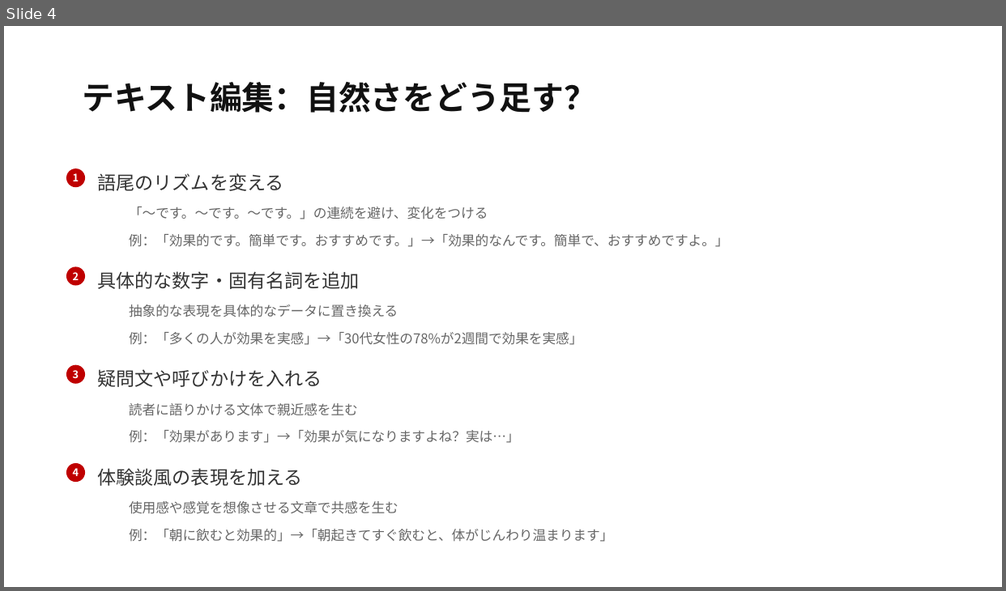
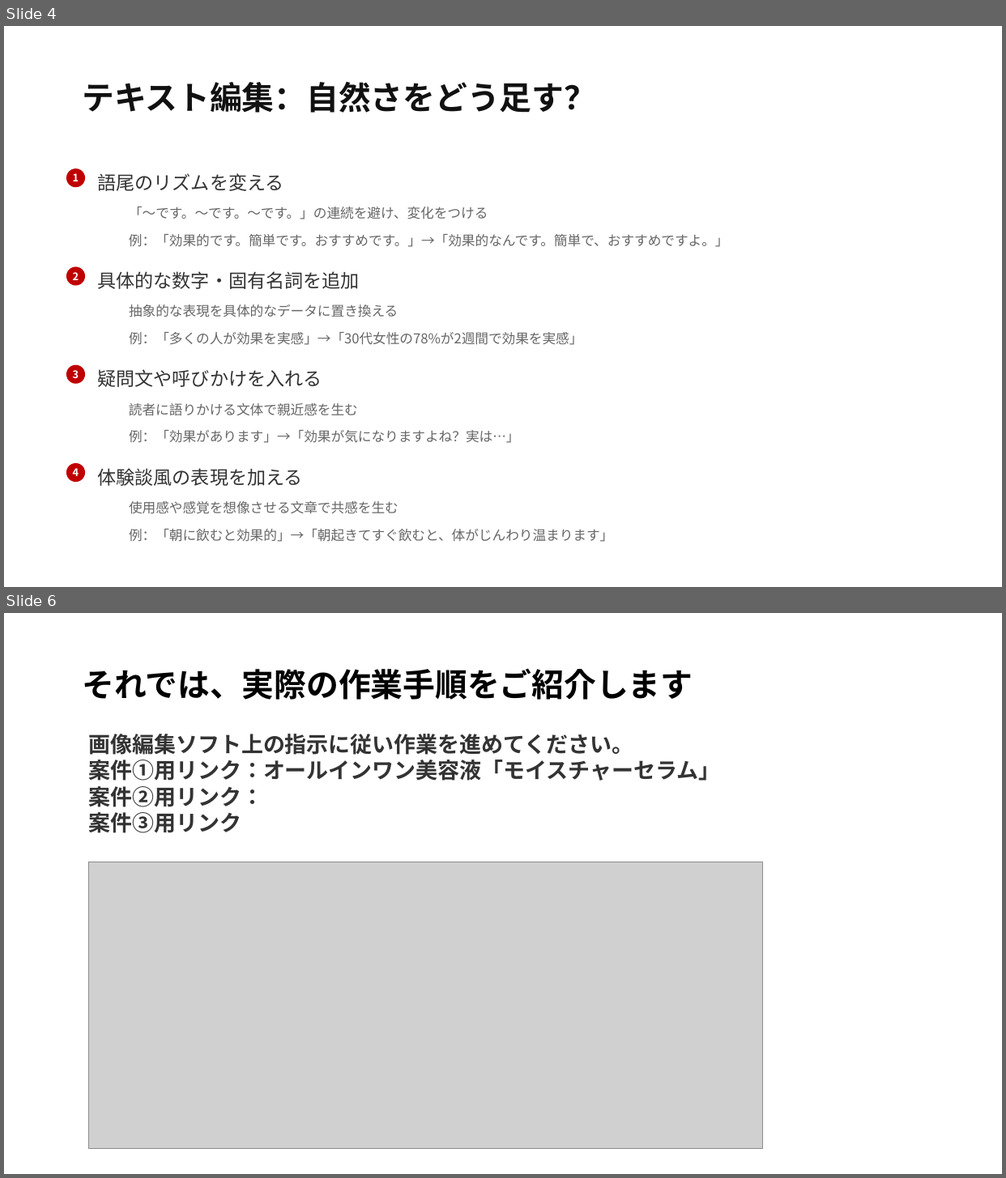
Before and after one commit to yuichao0404/LP, a slide deck: workshops/20251025/20251025_LP作成ワーカー作業マニュアル.pptx. Shown one above the other, each under a label of ours: slide 4 before the commit, slides 4 and 6 after it; the slides between them are not shown. The pictures are 1006x591 and 1006x1178 pixels, drawn with LibreOffice and Linux fonts; fonts in the diff are those of the drawing; grey boxes stand for pictures. Boxes give left, top, right and bottom in pixels: in the first picture for what was removed or moved away, otherwise in the second. Text is boxed around its words. In the diff, an @@ line names an element or a change of style, - is before the commit and + after.

Commit message:
プロンプト改善: 文字数制限強化、ヒーロー画像テキスト提案機能追加、セクション名を顧客向けに変更、人間味指摘プロンプト改善

```diff
--- a/workshops/20251025/20251025_LP作成ワーカー作業マニュアル.pptx
+++ b/workshops/20251025/20251025_LP作成ワーカー作業マニュアル.pptx
@@ slide 6 added at (x1=4, y1=613, x2=1002, y2=1174), background #FFFFFF @@
@@ text added at (x1=82, y1=668, x2=692, y2=700), 31 pt, text #000000, bold @@
+それでは、実際の作業手順をご紹介します
@@ text added at (x1=88, y1=734, x2=720, y2=833), 21 pt, text #333333, bold @@
+画像編集ソフト上の指示に従い作業を進めてください。
+案件①用リンク：オールインワン美容液「モイスチャーセラム」
+案件②用リンク：
+案件③用リンク
@@ picture added at (x1=88, y1=862, x2=762, y2=1149) @@
```
Also in this commit, not shown: 3 slides changed, 17 other files.
